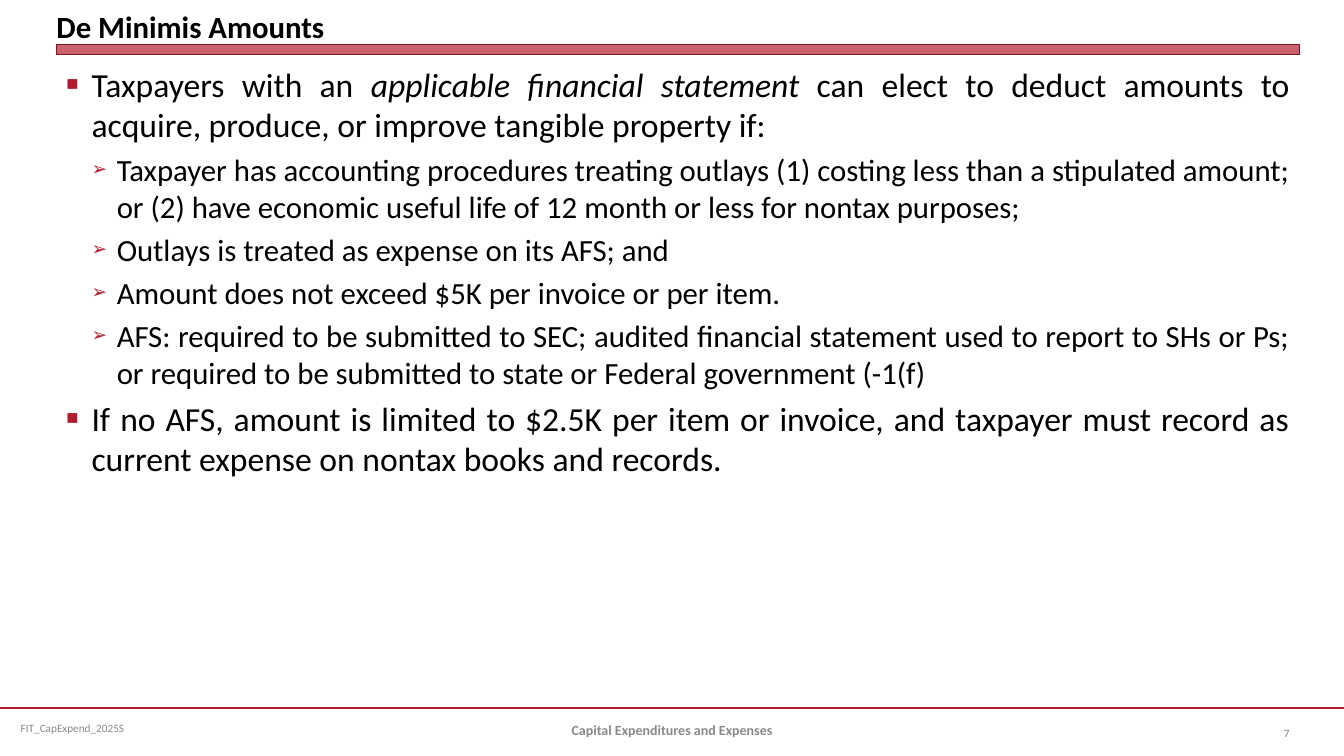
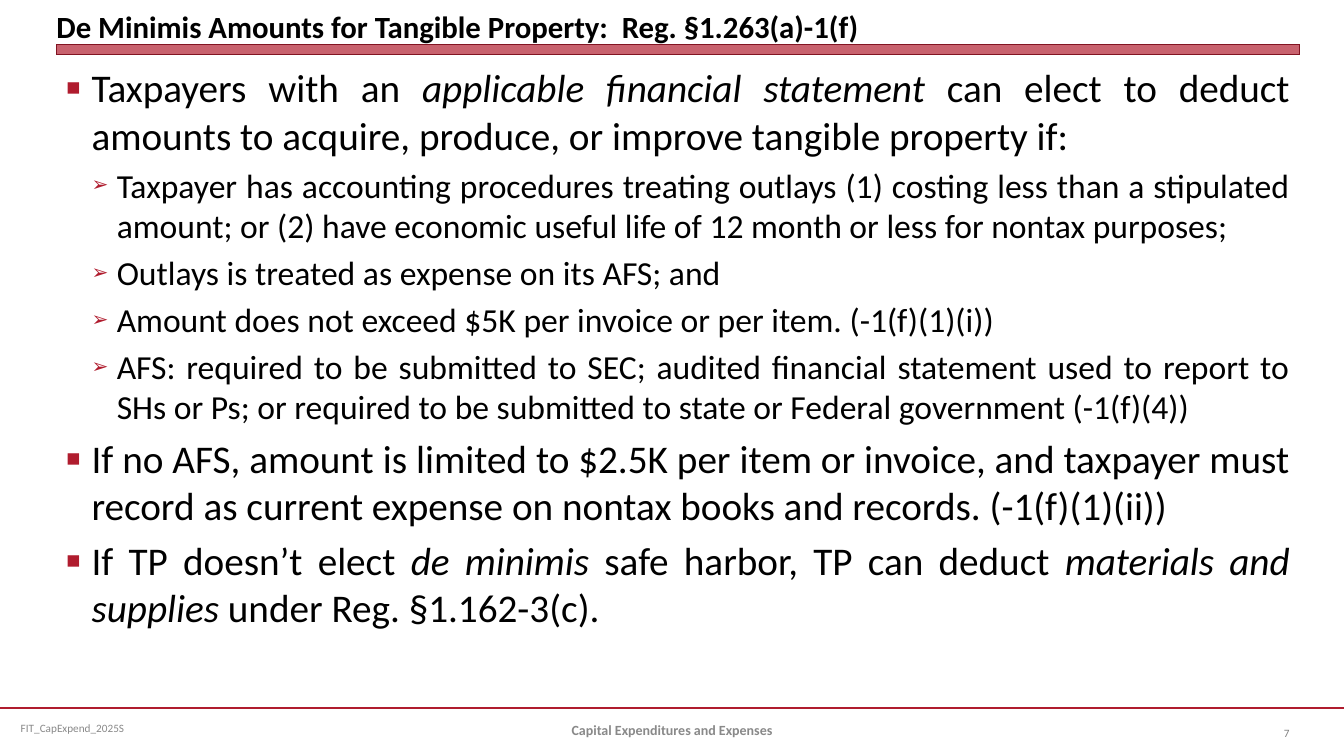
Before and after one commit to jmc877/Fed-Income-Tax, a slide deck: slide 7 of slides/FIT_CapExpend_2025S.pptx. Drawn at 1344x756 pixels with LibreOffice and Linux fonts; fonts in the diff are those of the drawing. Boxes give left, top, right and bottom in pixels: in the first picture for what was removed or moved away, otherwise in the second. Text is boxed around its words. In the diff, an @@ line names an element or a change of style, - is before the commit and + after.

```diff
--- a/slides/FIT_CapExpend_2025S.pptx
+++ b/slides/FIT_CapExpend_2025S.pptx
@@ title at <box>56,15,858,46</box>: text changed @@
-De Minimis Amounts
+De Minimis Amounts for Tangible Property: Reg. §1.263(a)-1(f)
@@ text at <box>92,74,1290,291</box>: size 24 to 28 pt in "Taxpayers with an applicable financial statement can ..."; size 22 to 24 pt in "Taxpayer has accounting procedures treating outlays (1) ...", "Outlays is treated as expense on its ..." @@
@@ text at <box>92,307,1289,629</box>: text changed; size 22 to 28 pt @@
-  ➢ Amount does not exceed $5K per invoice or per item.
-  ➢ AFS: required to be submitted to SEC; audited financial statement used to report to SHs or Ps; or required to be submitted to state or Federal government (-1(f)
-■ If no AFS, amount is limited to $2.5K per item or invoice, and taxpayer must record as current expense on nontax books and records.
+  ➢ Amount does not exceed $5K per invoice or per item. (-1(f)(1)(i))
+  ➢ AFS: required to be submitted to SEC; audited financial statement used to report to SHs or Ps; or required to be submitted to state or Federal government (-1(f)(4))
+■ If no AFS, amount is limited to $2.5K per item or invoice, and taxpayer must record as current expense on nontax books and records. (-1(f)(1)(ii))
+■ If TP doesn’t elect de minimis safe harbor, TP can deduct materials and supplies under Reg. §1.162-3(c).
```
Also in this commit, not shown: 8 other slides changed, 1 slide added, 3 other files.
